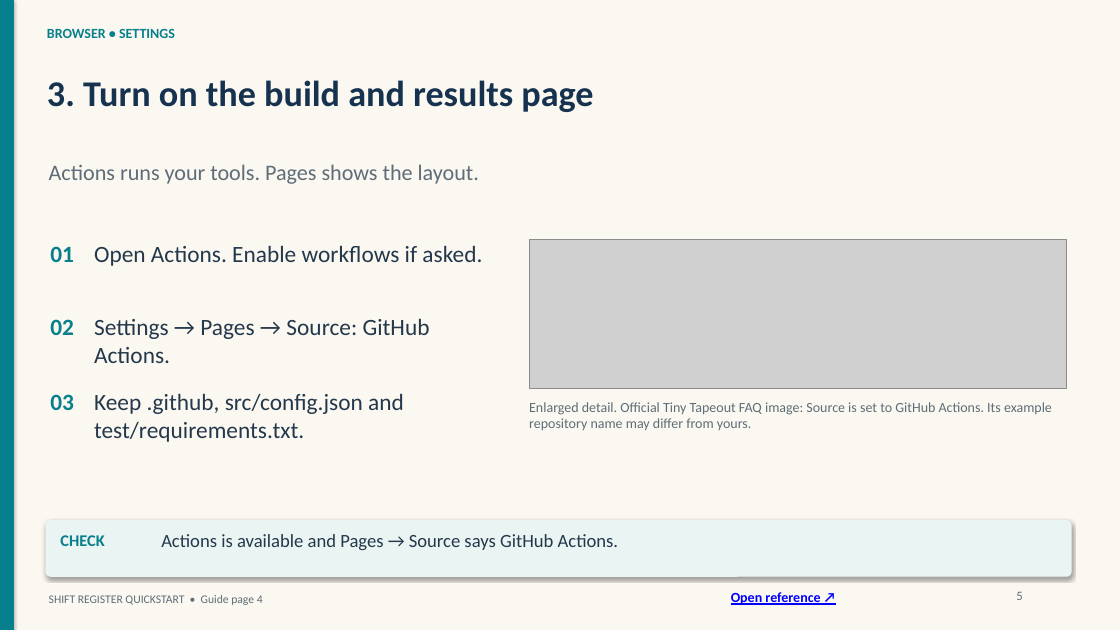
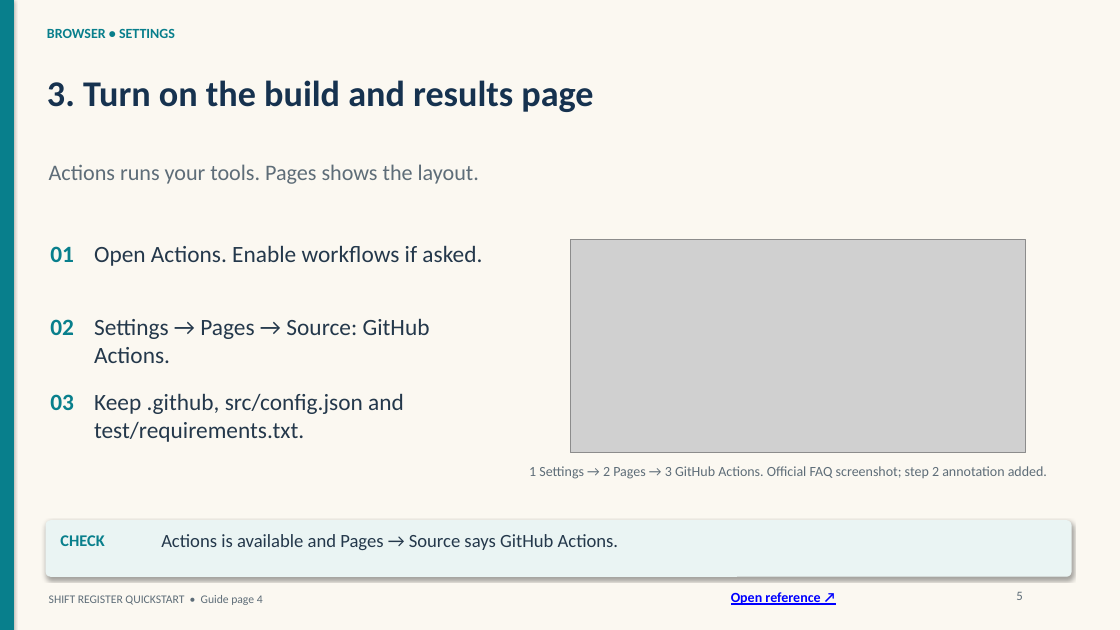
Before and after one commit to mdkamrulislam-web/openFlowForChipDev_EE6019_ResearchProject, a slide deck: slide 5 of docs/shift-register-quickstart/lesson-revised.pptx. Drawn at 1120x630 pixels with LibreOffice and Linux fonts; fonts in the diff are those of the drawing; grey boxes stand for pictures. Boxes give left, top, right and bottom in pixels: in the first picture for what was removed or moved away, otherwise in the second. Text is boxed around its words. In the diff, an @@ line names an element or a change of style, - is before the commit and + after.

Commit message:
Restore missing step 2 on Pages setup screenshot

```diff
--- a/docs/shift-register-quickstart/lesson-revised.pptx
+++ b/docs/shift-register-quickstart/lesson-revised.pptx
@@ picture: place and size @@
-picture at (529,239,1067,388)
+picture at (571,239,1027,453)
@@ text at (529,466,1047,479): text changed @@
-Enlarged detail. Official Tiny Tapeout FAQ image: Source is set to GitHub Actions. Its example repository name may differ from yours.
+1 Settings → 2 Pages → 3 GitHub Actions. Official FAQ screenshot; step 2 annotation added.
```
Also in this commit, not shown: 13 other files.
